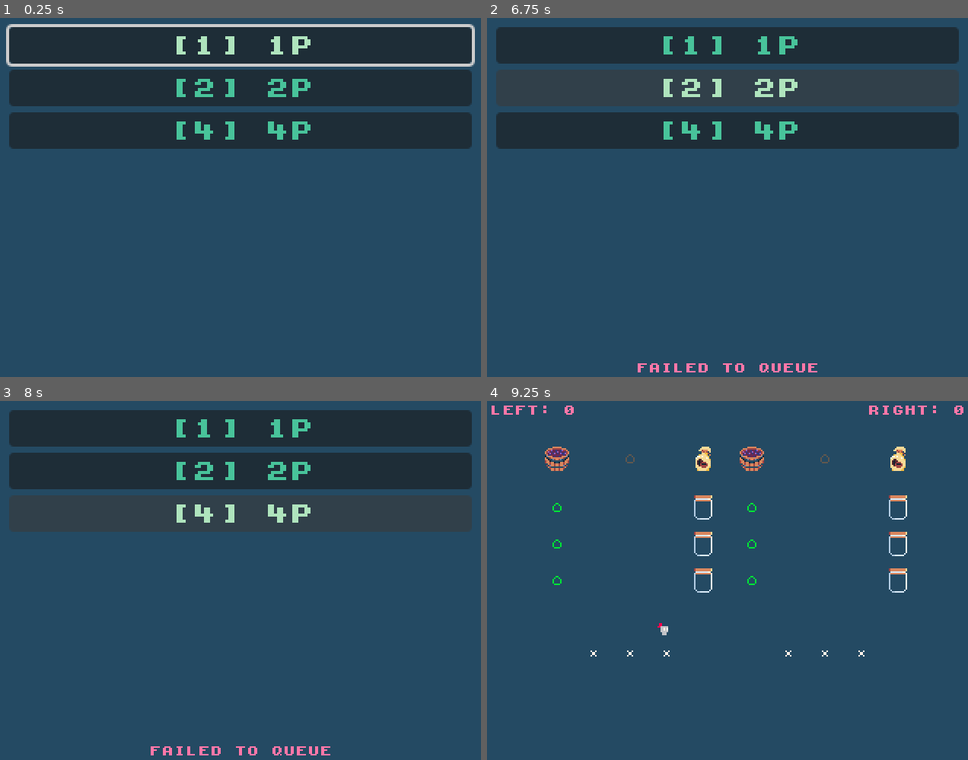
Above: before the commit, frames 1-4 (two rows, left to right).
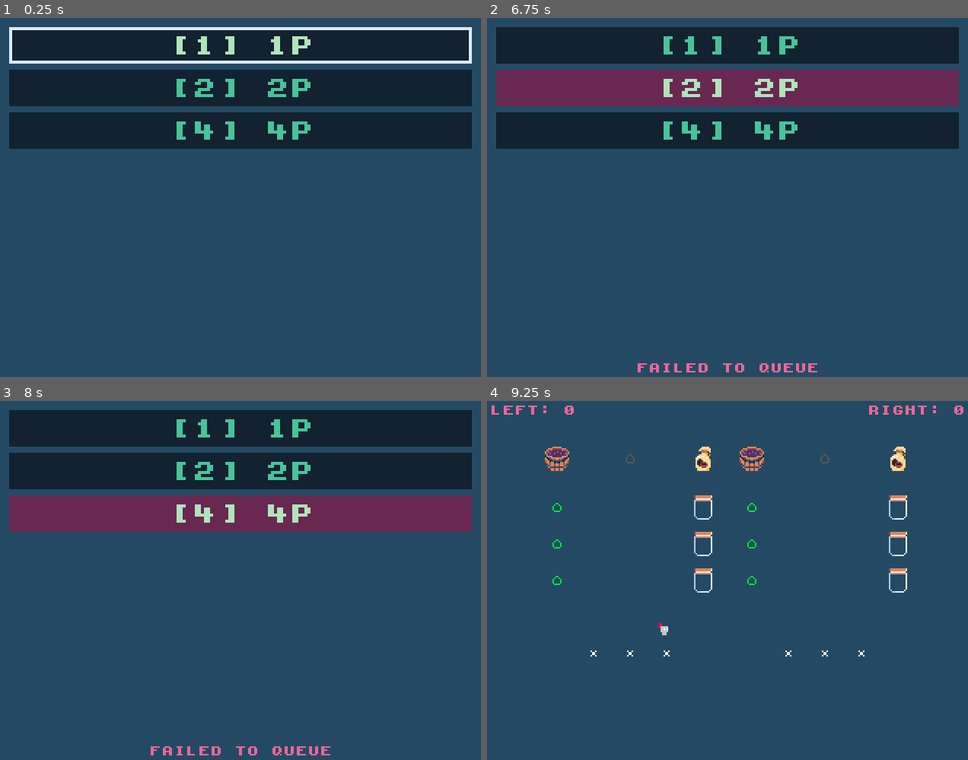
Above: after the commit, the same moments.

Repository: nikolawhallon/over-brewed
Game: Godot game, scene res://scenes/app.tscn
The game is run twice, just before and just after one commit, with the same random seed, the same clock (stepped at 60 frames per second) and the same inputs.
Inputs:
- Up to frame 1 (0.25 s): no input
- Up to frame 2 (6.75 s): click "[1] 1P" at 0.5 s; hold Right 1.28-2.03 s; tap 4 (four_player) at 1.35, 5.1 s; hold Down 2.03-2.75 s; tap L (leave) at 2.1, 5.85 s; click "[1] 1P" at 2.75 s; hold Right 3.53-4.28 s; tap 1 (one_player) at 3.6 s; hold Up 4.28-5.03 s; tap 2 (two_player) at 4.35 s; hold Left 5.03-6.5 s; click "[2] 2P" at 6.5 s
- Up to frame 3 (8 s): click "[4] 4P" at 7.25 s
- Up to frame 4 (9.25 s): tap Enter at 8 s; hold Down 8.03-8.78 s; tap 1 (one_player) at 8.1 s; hold Right from 8.78 s (still down); tap 2 (two_player) at 8.85 s

The runs differ from the first frame. In frame 1, 3.5% of the frame differs, in the area x 1-99%, y 1-37%; in frame 2, 9.3%; in frame 3, 9.3%, in the area x 1-99%, y 2-37%; in frame 4, less than 0.1%.

Commit message:
adjusted some colors

Diff:
--- a/resources/label_16.tres
+++ b/resources/label_16.tres
@@ -4,5 +4,5 @@
 
 [resource]
 font = ExtResource("1_nofn2")
-font_color = Color(1, 0.46666667, 0.65882355, 1)
+font_color = Color(0.92941177, 0.4, 0.5921569, 1)
 outline_color = Color(1, 0.94509804, 0.9098039, 1)
--- a/resources/label_8.tres
+++ b/resources/label_8.tres
@@ -5,5 +5,5 @@
 [resource]
 font = ExtResource("1_47bnd")
 font_size = 8
-font_color = Color(1, 0.46666667, 0.65882355, 1)
+font_color = Color(0.92941177, 0.4, 0.5921569, 1)
 outline_color = Color(1, 0.94509804, 0.9098039, 1)
--- a/scenes/app.tscn
+++ b/scenes/app.tscn
@@ -3,6 +3,43 @@
 [ext_resource type="Script" uid="uid://2yo4v02crej1" path="res://scenes/app.gd" id="1_0wu41"]
 [ext_resource type="LabelSettings" uid="uid://bw7f23l3xceoc" path="res://resources/label_8.tres" id="2_1670a"]
 [ext_resource type="FontFile" uid="uid://c0t3svin2bvld" path="res://assets/kongtext.ttf" id="3_dmsei"]
+
+[sub_resource type="StyleBoxFlat" id="StyleBoxFlat_cl6f3"]
+content_margin_left = 4.0
+content_margin_top = 4.0
+content_margin_right = 4.0
+content_margin_bottom = 4.0
+bg_color = Color(0.07058824, 0.13333334, 0.1882353, 1)
+
+[sub_resource type="StyleBoxFlat" id="StyleBoxFlat_awiwq"]
+bg_color = Color(0.73333335, 0.23529412, 0.3882353, 1)
+
+[sub_resource type="StyleBoxFlat" id="StyleBoxFlat_k6d74"]
+content_margin_left = 4.0
+content_margin_top = 4.0
+content_margin_right = 4.0
+content_margin_bottom = 4.0
+bg_color = Color(0.4117647, 0.15686275, 0.31764707, 1)
+
+[sub_resource type="StyleBoxFlat" id="StyleBoxFlat_ljqyw"]
+content_margin_left = 4.0
+content_margin_top = 4.0
+content_margin_right = 4.0
+content_margin_bottom = 4.0
+bg_color = Color(0.40784314, 0.50980395, 0.65882355, 1)
+
+[sub_resource type="StyleBoxFlat" id="StyleBoxFlat_dmsei"]
+content_margin_left = 4.0
+content_margin_top = 4.0
+content_margin_right = 4.0
+content_margin_bottom = 4.0
+bg_color = Color(0.07058824, 0.13333334, 0.1882353, 1)
+border_width_left = 2
+border_width_top = 2
+border_width_right = 2
+border_width_bottom = 2
+border_color = Color(0.8509804, 0.91764706, 0.972549, 1)
+anti_aliasing = false
 
 [node name="App" type="Node" unique_id=581750593 groups=["App"]]
 script = ExtResource("1_0wu41")
@@ -48,7 +85,13 @@
 theme_override_colors/font_pressed_color = Color(0.6862745, 0.89411765, 0.7411765, 1)
 theme_override_colors/font_hover_color = Color(0.6862745, 0.89411765, 0.7411765, 1)
 theme_override_colors/font_hover_pressed_color = Color(0.6862745, 0.89411765, 0.7411765, 1)
+theme_override_colors/font_disabled_color = Color(0.69411767, 0.79607844, 0.8862745, 1)
 theme_override_fonts/font = ExtResource("3_dmsei")
+theme_override_styles/normal = SubResource("StyleBoxFlat_cl6f3")
+theme_override_styles/pressed = SubResource("StyleBoxFlat_awiwq")
+theme_override_styles/hover = SubResource("StyleBoxFlat_k6d74")
+theme_override_styles/disabled = SubResource("StyleBoxFlat_ljqyw")
+theme_override_styles/focus = SubResource("StyleBoxFlat_dmsei")
 text = "[1] 1P"
 
 [node name="TwoPlayer" type="Button" parent="LobbyUI/MarginContainer/VBoxContainer" unique_id=275742316]
@@ -58,7 +101,13 @@
 theme_override_colors/font_pressed_color = Color(0.6862745, 0.89411765, 0.7411765, 1)
 theme_override_colors/font_hover_color = Color(0.6862745, 0.89411765, 0.7411765, 1)
 theme_override_colors/font_hover_pressed_color = Color(0.6862745, 0.89411765, 0.7411765, 1)
+theme_override_colors/font_disabled_color = Color(0.69411767, 0.79607844, 0.8862745, 1)
 theme_override_fonts/font = ExtResource("3_dmsei")
+theme_override_styles/normal = SubResource("StyleBoxFlat_cl6f3")
+theme_override_styles/pressed = SubResource("StyleBoxFlat_awiwq")
+theme_override_styles/hover = SubResource("StyleBoxFlat_k6d74")
+theme_override_styles/disabled = SubResource("StyleBoxFlat_ljqyw")
+theme_override_styles/focus = SubResource("StyleBoxFlat_dmsei")
 text = "[2] 2P"
 
 [node name="FourPlayer" type="Button" parent="LobbyUI/MarginContainer/VBoxContainer" unique_id=267043701]
@@ -68,7 +117,13 @@
 theme_override_colors/font_pressed_color = Color(0.6862745, 0.89411765, 0.7411765, 1)
 theme_override_colors/font_hover_color = Color(0.6862745, 0.89411765, 0.7411765, 1)
 theme_override_colors/font_hover_pressed_color = Color(0.6862745, 0.89411765, 0.7411765, 1)
+theme_override_colors/font_disabled_color = Color(0.69411767, 0.79607844, 0.8862745, 1)
 theme_override_fonts/font = ExtResource("3_dmsei")
+theme_override_styles/normal = SubResource("StyleBoxFlat_cl6f3")
+theme_override_styles/pressed = SubResource("StyleBoxFlat_awiwq")
+theme_override_styles/hover = SubResource("StyleBoxFlat_k6d74")
+theme_override_styles/disabled = SubResource("StyleBoxFlat_ljqyw")
+theme_override_styles/focus = SubResource("StyleBoxFlat_dmsei")
 text = "[4] 4P"
 
 [node name="Cancel" type="Button" parent="LobbyUI/MarginContainer/VBoxContainer" unique_id=487645916]
@@ -79,7 +134,13 @@
 theme_override_colors/font_pressed_color = Color(0.6862745, 0.89411765, 0.7411765, 1)
 theme_override_colors/font_hover_color = Color(0.6862745, 0.89411765, 0.7411765, 1)
 theme_override_colors/font_hover_pressed_color = Color(0.6862745, 0.89411765, 0.7411765, 1)
+theme_override_colors/font_disabled_color = Color(0.69411767, 0.79607844, 0.8862745, 1)
 theme_override_fonts/font = ExtResource("3_dmsei")
+theme_override_styles/normal = SubResource("StyleBoxFlat_cl6f3")
+theme_override_styles/pressed = SubResource("StyleBoxFlat_awiwq")
+theme_override_styles/hover = SubResource("StyleBoxFlat_k6d74")
+theme_override_styles/disabled = SubResource("StyleBoxFlat_ljqyw")
+theme_override_styles/focus = SubResource("StyleBoxFlat_dmsei")
 text = "[ESC] CANCEL"
 
 [connection signal="pressed" from="LobbyUI/MarginContainer/VBoxContainer/OnePlayer" to="." method="_on_one_player_pressed"]
